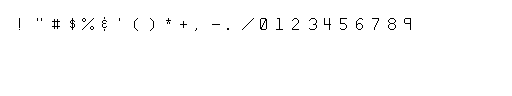
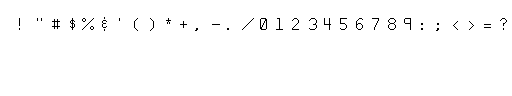
Layered file, before and after one edit (512×96). Changes by layer:
painted on "Background" over <box>19,18,507,31</box>
